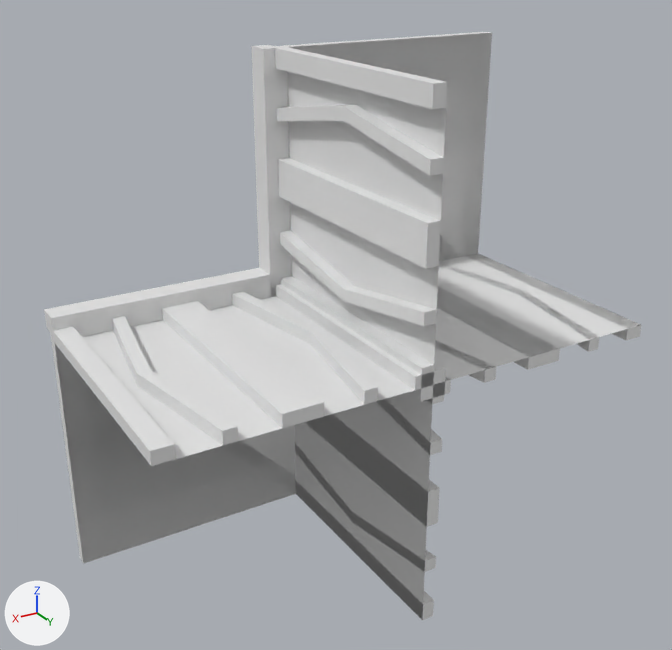
The OBJ model Data/bmc/tiles/t_006.obj, before and after one commit.
Before and after are seen from a 50 mm lens placed at (0.865, 1.622, 0.713), pointed at (-0.001, 0.18, -0.008). The axes (+X, +Y, +Z) are drawn at lower left. The lights are the same throughout. Where no turn or scale is listed for an object, it has been applied to the vertices.

Objects in the first picture: 't_006'.
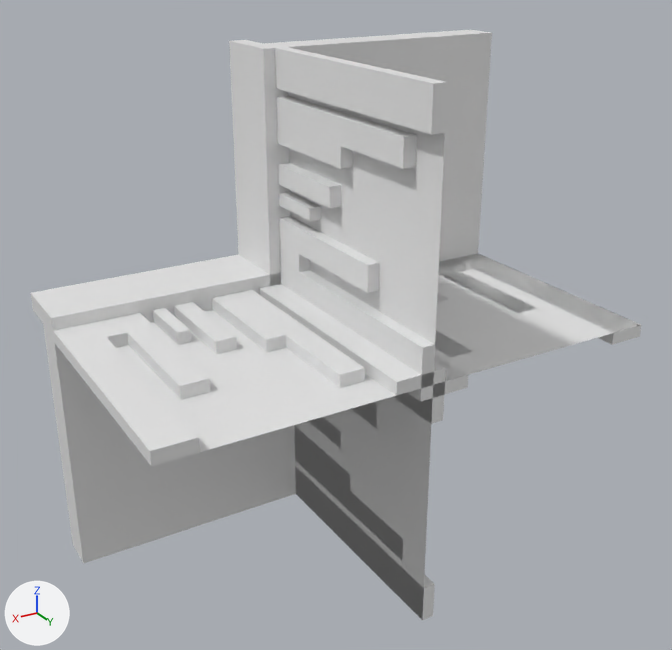
Scene script edits in JSON lines:
```json
{"block": "me_t_006", "where": "# used by ob_t_006; location = (0.0, 0.0, 0.0)"}
{"op": "remove", "block": "me_t_006", "code": "me_t_006.from_pydata(...)  # 290 vertices, 532 faces; spans x -0.5..0.5, y -0.05..0.5, z -0.5..0.5"}
{"op": "add", "block": "me_t_006", "code": "me_t_006.from_pydata(...)  # 250 vertices, 432 faces; spans x -0.5..0.5, y -0.15..0.5, z -0.5..0.5"}
{"block": "me_t_006", "change": "me_t_006 part 1: a new loose piece, a box spanning x 0.0..0.025, y 0.0..0.2, z 0.237..0.277"}
{"block": "me_t_006", "change": "me_t_006 part 2: a new loose piece, a box spanning x 0.0..0.025, y 0.0..0.126, z 0.193..0.218"}
{"block": "me_t_006", "change": "me_t_006 part 3: a new loose piece, a box spanning x -0.025..0.0, y 0.0..0.2, z -0.277..-0.237"}
{"block": "me_t_006", "change": "me_t_006 part 4: a new loose piece, a box spanning x 0.282..0.307, y 0.0..0.126, z 0.0..0.025"}
{"block": "me_t_006", "change": "me_t_006 part 5: a new loose piece, a box spanning x 0.223..0.263, y 0.0..0.2, z 0.0..0.025"}
{"block": "me_t_006", "change": "me_t_006 part 6: the loose piece of 20 vertices spanning x -0.025..0.0, y 0.0..0.5, z -0.429..-0.363 is rebuilt with 14 vertices and now spans x -0.025..0.0, y 0.0..0.429, z -0.408..-0.318"}
{"block": "me_t_006", "change": "me_t_006 part 7: the loose piece of 20 vertices spanning x 0.071..0.138, y 0.0..0.5, z 0.0..0.025 is rebuilt with 14 vertices and now spans x 0.092..0.182, y 0.0..0.429, z 0.0..0.025"}
{"block": "me_t_006", "change": "me_t_006 part 8: the loose piece of 20 vertices spanning x -0.138..-0.071, y 0.0..0.5, z -0.025..0.0 is rebuilt with 14 vertices and now spans x -0.182..-0.092, y 0.0..0.429, z -0.025..0.0"}
{"block": "me_t_006", "change": "me_t_006 part 9: the loose piece of 20 vertices spanning x 0.0..0.025, y 0.0..0.5, z 0.362..0.429 is rebuilt with 14 vertices and now spans x 0.0..0.025, y 0.0..0.429, z 0.318..0.408"}
{"block": "me_t_006", "change": "me_t_006 part 10: the loose piece of 12 vertices spanning x 0.213..0.287, y 0.0..0.5, z 0.0..0.025 is deleted"}
{"block": "me_t_006", "change": "me_t_006 part 11: the loose piece of 12 vertices spanning x -0.025..0.0, y 0.0..0.5, z -0.288..-0.213 is deleted"}
{"block": "me_t_006", "change": "me_t_006 part 12: the loose piece of 12 vertices spanning x 0.0..0.025, y 0.0..0.5, z 0.212..0.287 is deleted"}
{"block": "me_t_006", "change": "me_t_006 part 13: the loose piece of 12 vertices spanning x -0.287..-0.213, y 0.0..0.5, z -0.025..0.0 is deleted"}
{"block": "me_t_006", "change": "me_t_006 part 14: 132 vertices removed from x -0.5..0.5, y -0.05..0.5, z -0.5..0.5; 100 vertices added at x -0.5..0.5, y -0.15..0.5, z -0.5..0.5"}
```

Location of each change, [x1, y1, x2, y2] in pixels of the pictures (672 x 650 px; the box of a moved part takes in the faces that stretch with it):
```json
{"object": "t_006", "change": "reshaped", "before": [44, 32, 641, 620], "after": [31, 30, 641, 620]}
{"part": 1, "of": "me_t_006", "change": "added", "after": [278, 163, 341, 208]}
{"part": 2, "of": "me_t_006", "change": "added", "after": [279, 192, 321, 221]}
{"part": 3, "of": "me_t_006", "change": "added", "after": [309, 417, 341, 448]}
{"part": 4, "of": "me_t_006", "change": "added", "after": [153, 308, 191, 345]}
{"part": 5, "of": "me_t_006", "change": "added", "after": [174, 302, 237, 354]}
{"part": 6, "of": "me_t_006", "change": "rebuilt", "before": [295, 444, 436, 572], "after": [294, 425, 403, 560]}
{"part": 7, "of": "me_t_006", "change": "rebuilt", "before": [232, 292, 378, 405], "after": [212, 290, 365, 388], "on screen": "13% shorter"}
{"part": 8, "of": "me_t_006", "change": "rebuilt", "before": [435, 341, 496, 383], "after": [435, 332, 471, 357]}
{"part": 9, "of": "me_t_006", "change": "rebuilt", "before": [277, 105, 444, 176], "after": [276, 96, 417, 169], "on screen": "15% narrower"}
{"part": 10, "of": "me_t_006", "change": "deleted", "before": [162, 301, 324, 428]}
{"part": 11, "of": "me_t_006", "change": "deleted", "before": [306, 415, 440, 527]}
{"part": 12, "of": "me_t_006", "change": "deleted", "before": [278, 158, 441, 269]}
{"part": 13, "of": "me_t_006", "change": "deleted", "before": [438, 287, 560, 370]}
{"part": 14, "of": "me_t_006", "change": "moved or reshaped", "before": [44, 32, 641, 620], "after": [31, 30, 641, 620]}
```
